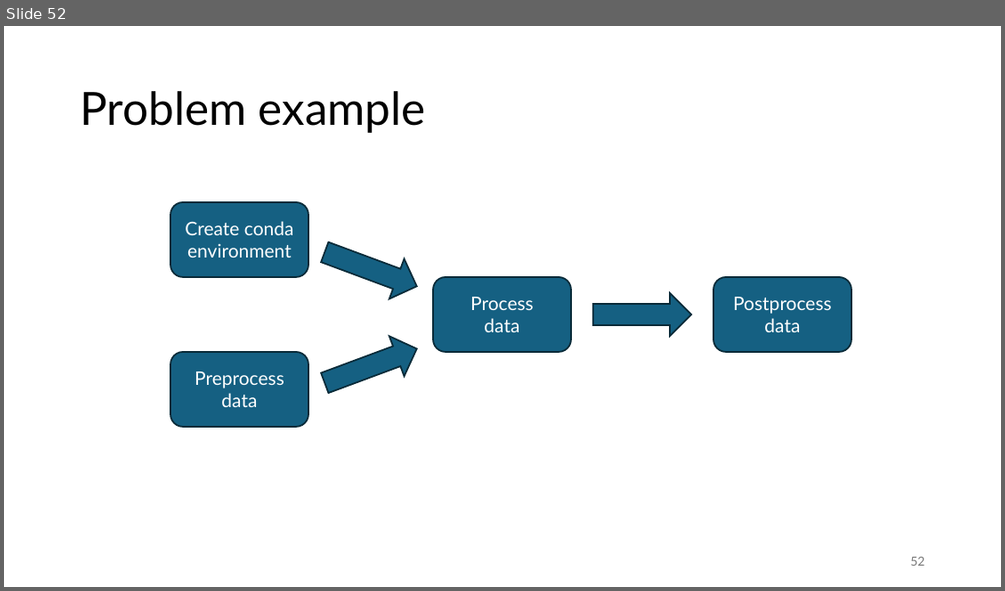
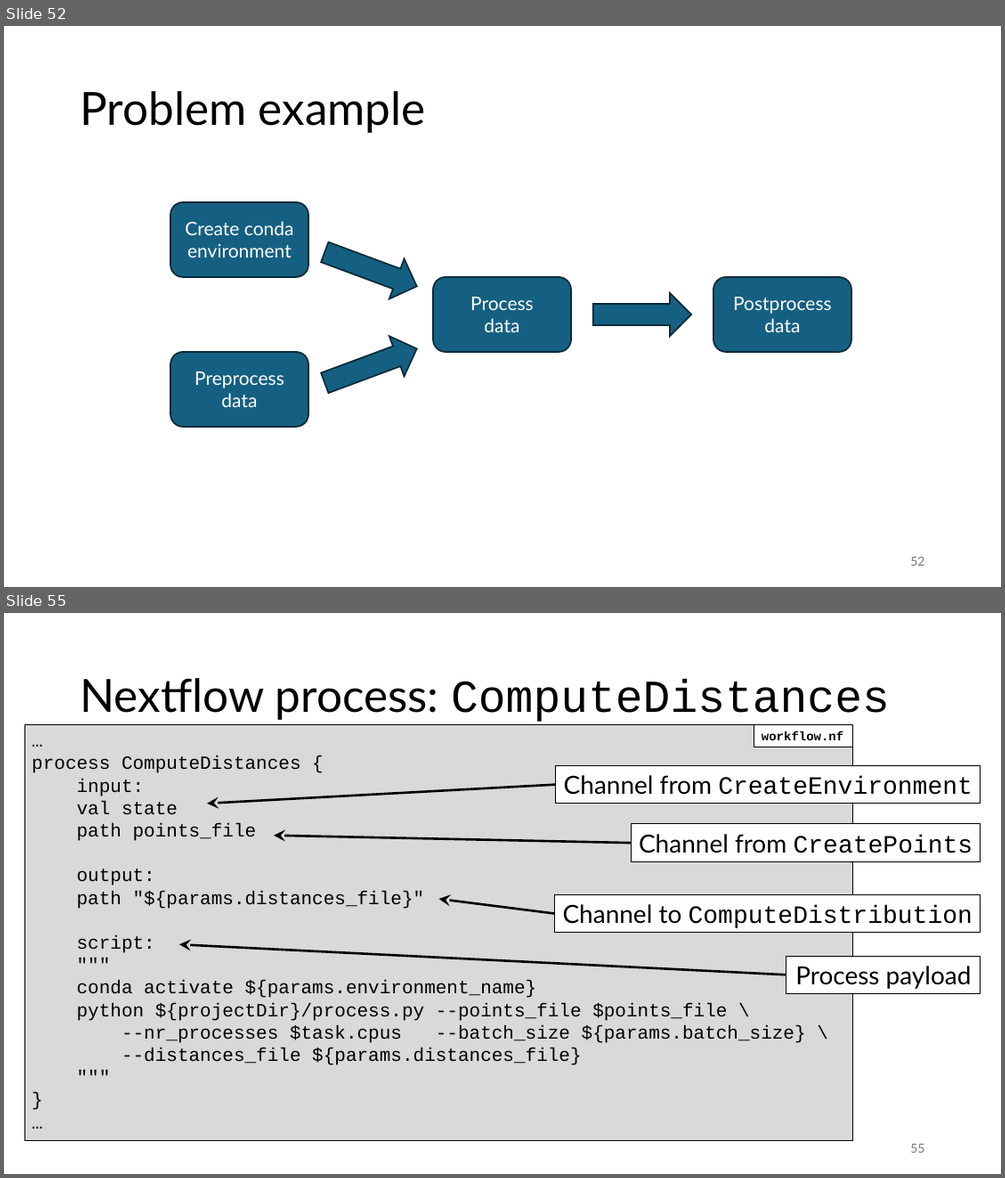
Before and after one commit to gjbex/Workflows-for-HPC, a slide deck: workflow_for_HPC.pptx. Shown one above the other, each under a label of ours: slide 52 before the commit, slides 52 and 55 after it; the slides between them are not shown. The pictures are 1005x591 and 1005x1178 pixels, drawn with LibreOffice and Linux fonts; fonts in the diff are those of the drawing. Boxes give left, top, right and bottom in pixels: in the first picture for what was removed or moved away, otherwise in the second. Text is boxed around its words. In the diff, an @@ line names an element or a change of style, - is before the commit and + after.

Commit message:
Add more slides on Nextflow

```diff
--- a/workflow_for_HPC.pptx
+++ b/workflow_for_HPC.pptx
@@ slide 55 added at (4, 613, 1001, 1174), background #FFFFFF @@
@@ title added at (80, 678, 890, 722), 44 pt, text #000000 @@
+Nextflow process: ComputeDistances
@@ rectangle added at (24, 724, 853, 1140), fill #D9D9D9, outline #000000 0.75 pt, 18 pt, text #000000 @@
+…
+process ComputeDistances {
+input:
+val state
+path points_file
+output:
+path "${params.distances_file}"
+script:
+"""
+conda activate ${params.environment_name}
+python ${projectDir}/process.py --points_file $points_file \
+--nr_processes $task.cpus --batch_size ${params.batch_size} \
+--distances_file ${params.distances_file}
+"""
+}
+…
@@ rectangle added at (754, 724, 853, 747), fill #FFFFFF, outline #000000 0.75 pt, 12 pt, text #000000, bold @@
+workflow.nf
@@ rectangle added at (556, 765, 980, 803), fill #FFFFFF, outline #000000 0.75 pt, 24 pt, text #000000 @@
+Channel from CreateEnvironment
@@ arrow added from (556, 784) to (207, 803), #000000 2.25 pt @@
@@ rectangle added at (631, 824, 979, 861), fill #FFFFFF, outline #000000 0.75 pt, 24 pt, text #000000 @@
+Channel from CreatePoints
@@ arrow added from (631, 843) to (274, 835), #000000 2.25 pt @@
@@ arrow added from (554, 914) to (439, 899), #000000 2.25 pt @@
@@ rectangle added at (554, 895, 980, 933), fill #FFFFFF, outline #000000 0.75 pt, 24 pt, text #000000 @@
+Channel to ComputeDistribution
@@ arrow added from (786, 975) to (179, 944), #000000 2.25 pt @@
@@ rectangle added at (786, 956, 980, 993), fill #FFFFFF, outline #000000 0.75 pt, 24 pt, text #000000 @@
+Process payload
@@ page number added at (910, 1143, 924, 1152), 12 pt, text #797979 @@
+55
```
Also in this commit, not shown: 3 slides changed, 3 other slides added.
